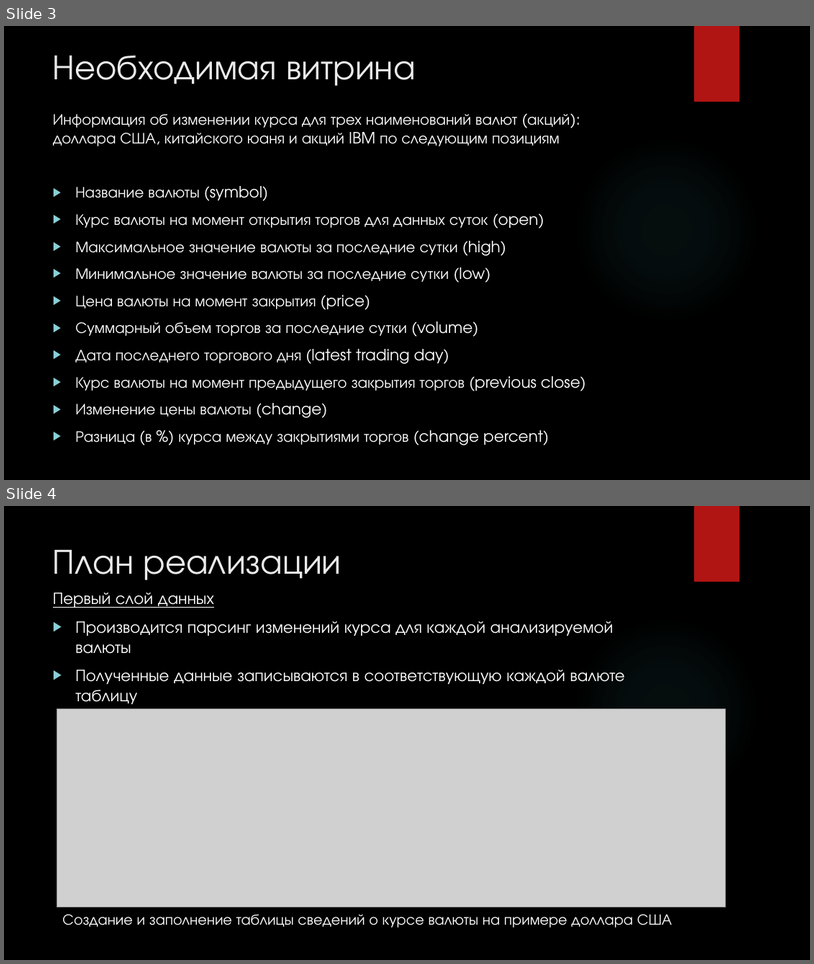
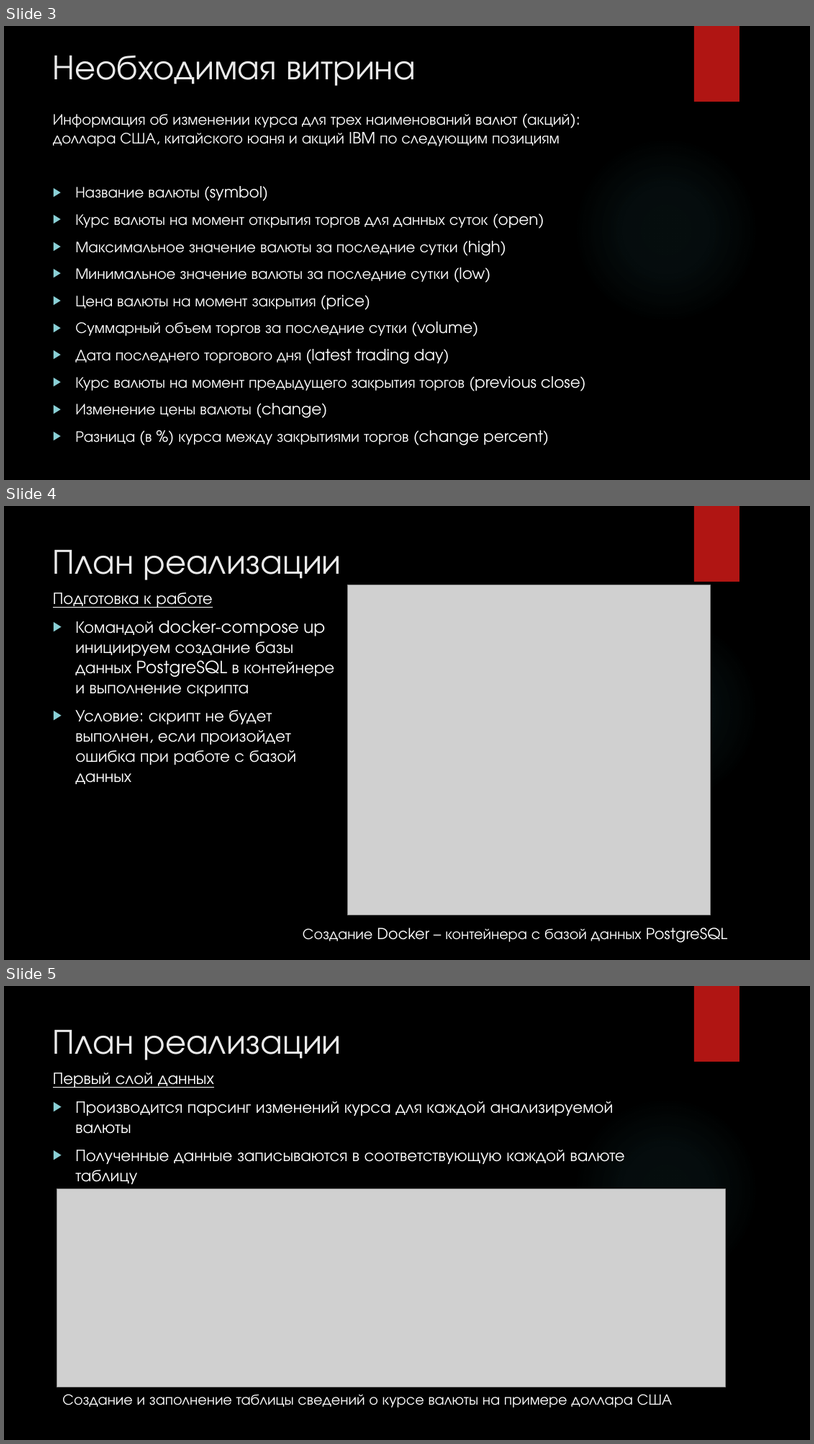
Before and after one commit to Git88user/Project_7, a slide deck: doc/Презентация_Project_7.pptx. Shown one above the other, each under a label of ours: slides 3 and 4 before the commit, slides 3, 4 and 5 after it. The pictures are 814x964 and 814x1444 pixels, drawn with LibreOffice and Linux fonts; fonts in the diff are those of the drawing; grey boxes stand for pictures; background and template pictures are left out. Boxes give left, top, right and bottom in pixels: in the first picture for what was removed or moved away, otherwise in the second. Text is boxed around its words. In the diff, an @@ line names an element or a change of style, - is before the commit and + after.

```diff
--- a/doc/Презентация_Project_7.pptx
+++ b/doc/Презентация_Project_7.pptx
@@ slide 4 added at bbox=[4, 506, 810, 960], background picture (left out); not listed: 2 template elements that a slide beside it also shows @@
@@ title added at bbox=[53, 550, 342, 580], 42 pt, text #EBEBEB @@
+План реализации
@@ picture added at bbox=[347, 584, 710, 915] @@
@@ text added at bbox=[53, 592, 334, 784], 20 pt, text #FFFFFF @@
+Подготовка к работе
+▶ Командой docker-compose up инициируем создание базы данных PostgreSQL в контейнере и выполнение скрипта
+▶ Условие: скрипт не будет выполнен, если произойдет ошибка при работе с базой данных
@@ text added at bbox=[303, 927, 728, 942], 18 pt, text #FFFFFF @@
+Создание Docker – контейнера с базой данных PostgreSQL
@@ what was slide 4 is now slide 5 @@
```
Also in this commit, not shown: 1 slide changed, 2 other slides added, 3 other files.
